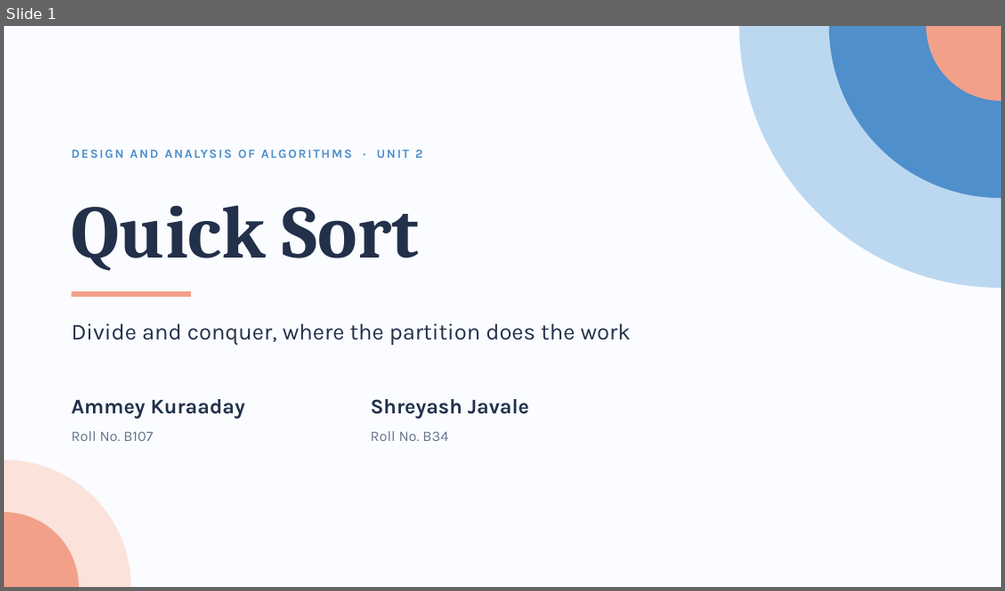
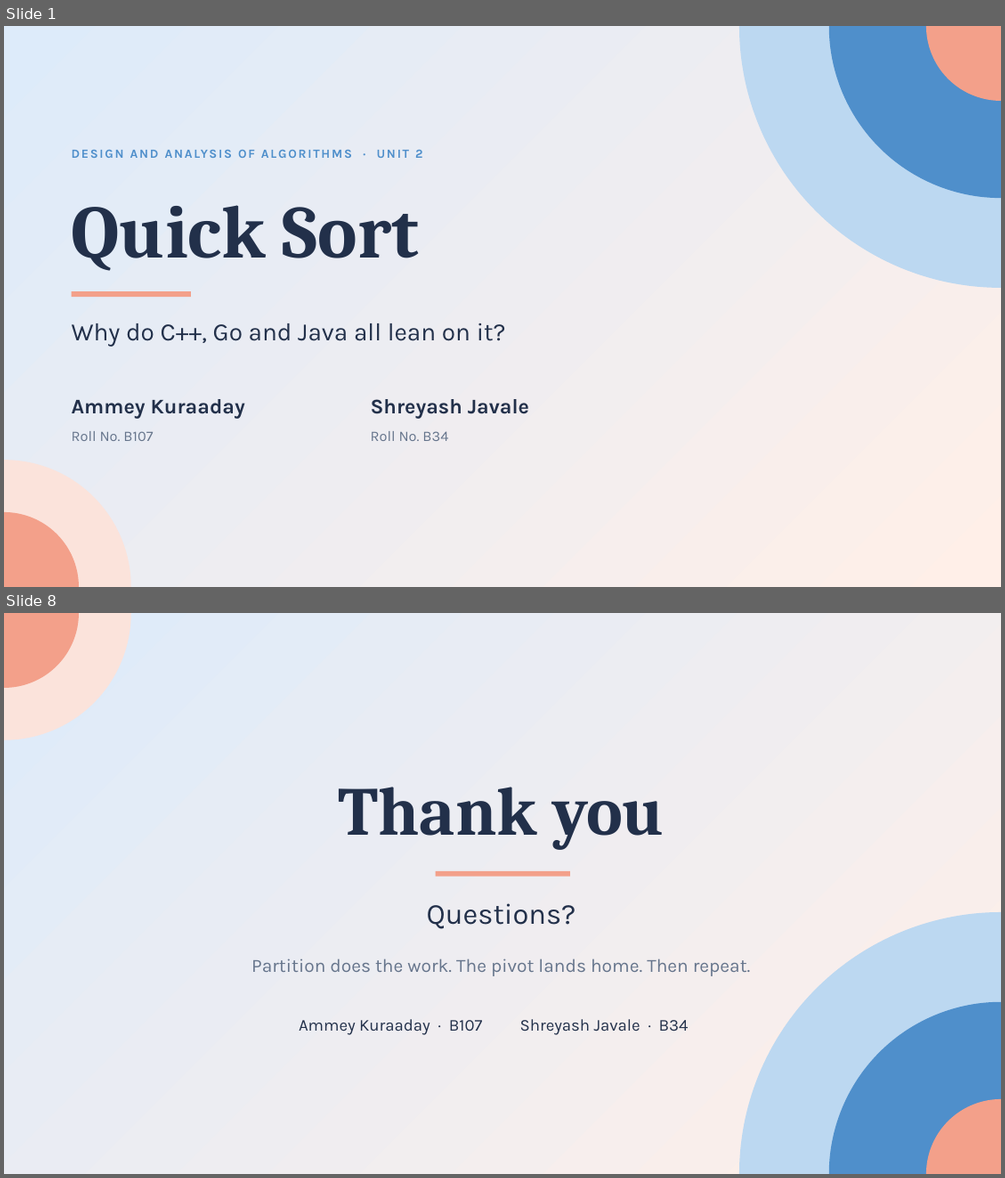
Before and after one commit to AmeyKuradeAK/DAA, a slide deck: QuickSort_DAA.pptx. Shown one above the other, each under a label of ours: slide 1 before the commit, slides 1 and 8 after it; the slides between them are not shown. The pictures are 1005x591 and 1005x1178 pixels, drawn with LibreOffice and Linux fonts; fonts in the diff are those of the drawing. Boxes give left, top, right and bottom in pixels: in the first picture for what was removed or moved away, otherwise in the second. Text is boxed around its words. In the diff, an @@ line names an element or a change of style, - is before the commit and + after.

Commit message:
Rework deck as an 8-slide story with gradient backdrop and Thank You slide

```diff
--- a/QuickSort_DAA.pptx
+++ b/QuickSort_DAA.pptx
@@ slide 8 added at bbox=[4, 613, 1001, 1174], background gradient #DDEBFA to #FFEFE8 @@
@@ freeform shape added at bbox=[4, 613, 131, 740], fill #FBE3DB @@
@@ freeform shape added at bbox=[4, 613, 79, 688], fill #F3A08A @@
@@ title added at bbox=[338, 787, 664, 849], 66 pt, text #22304A, bold @@
+Thank you
@@ rectangle added at bbox=[436, 871, 570, 876], fill #F3A08A @@
@@ text added at bbox=[427, 903, 576, 929], 28 pt, text #22304A @@
+Questions?
@@ freeform shape added at bbox=[739, 912, 1001, 1174], fill #BCD8F1 @@
@@ text added at bbox=[251, 958, 751, 976], 18 pt, text #66758C @@
+Partition does the work. The pivot lands home. Then repeat.
@@ freeform shape added at bbox=[829, 1002, 1001, 1174], fill #4F8FCB @@
@@ text added at bbox=[299, 1019, 483, 1035], 16 pt, text #22304A @@
+Ammey Kuraaday · B107
@@ text added at bbox=[520, 1019, 688, 1035], 16 pt, text #22304A @@
+Shreyash Javale · B34
@@ freeform shape added at bbox=[926, 1099, 1001, 1174], fill #F3A08A @@
@@ slide 1 changed as well @@
@@ background #FAFCFF to gradient #DDEBFA to #FFEFE8 @@
@@ text at bbox=[72, 323, 506, 346]: text changed; size 22 to 24 pt @@
-Divide and conquer, where the partition does the work
+Why do C++, Go and Java all lean on it?
```
Also in this commit, not shown: 5 other slides changed, 1 other slide added, 1 slide removed, 1 other file.
